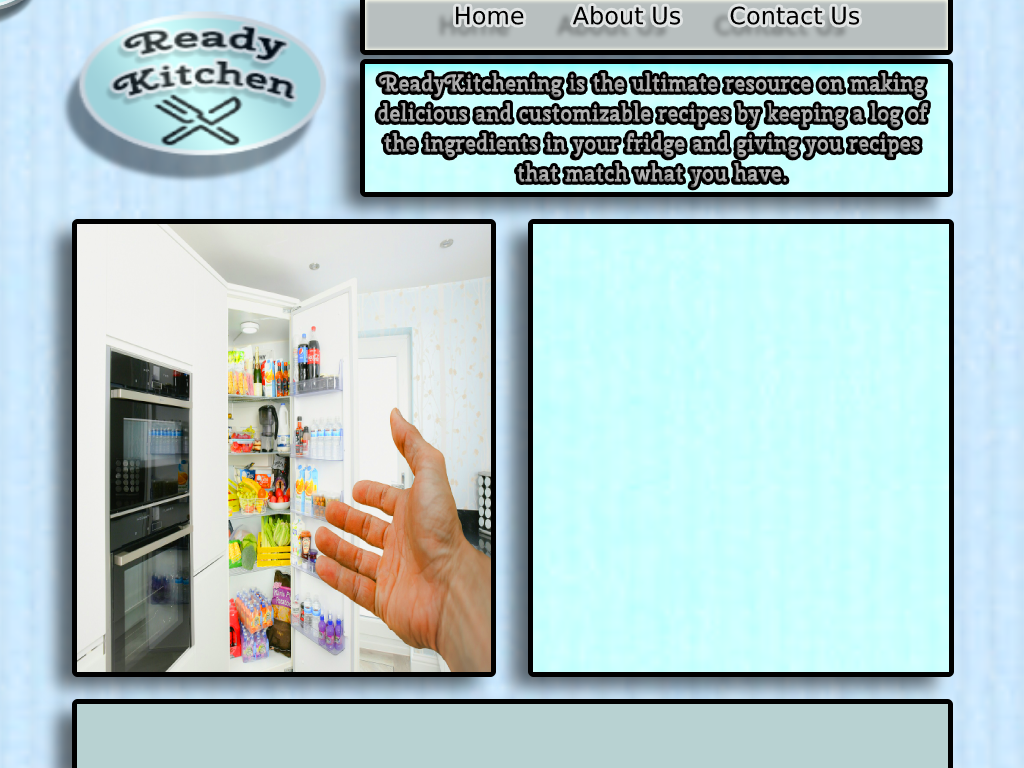
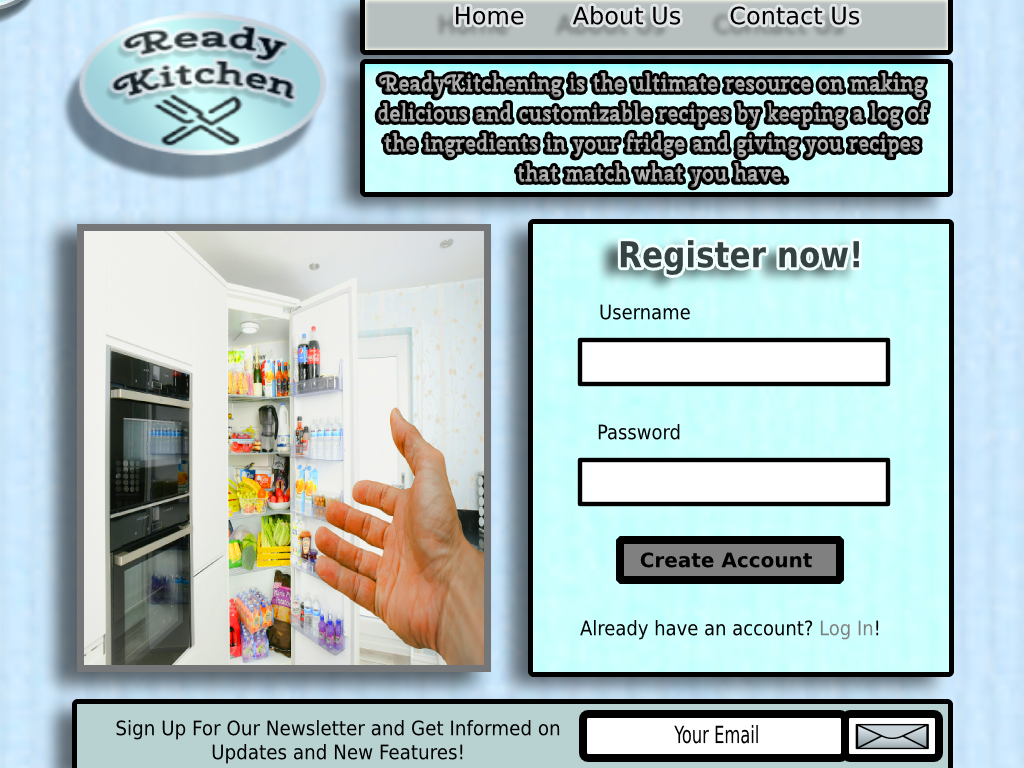
Before/after of a (1024, 768) layered artwork. What changed in the layer stack:
added layer "Mail Icon" above "Shape 5 copy" over (x1=855, y1=723, x2=929, y2=750)
added layer "Your Email" above "Right Box" over (x1=674, y1=725, x2=758, y2=744)
added layer "Sign Up For Our Newsletter and G" above "Create Account" over (x1=116, y1=720, x2=560, y2=764)
added layer "Create Account" above "Shape 6" over (x1=640, y1=552, x2=812, y2=568)
added layer "Already have an account? Log In!" above "Password" over (x1=580, y1=620, x2=879, y2=640)
added layer "Password" above "Username" over (x1=598, y1=424, x2=680, y2=440)
added layer "Username" above "Register now!" over (x1=600, y1=304, x2=690, y2=320)
added layer "Register now!" (74%) above "Shape 4" over (x1=620, y1=240, x2=859, y2=275)
